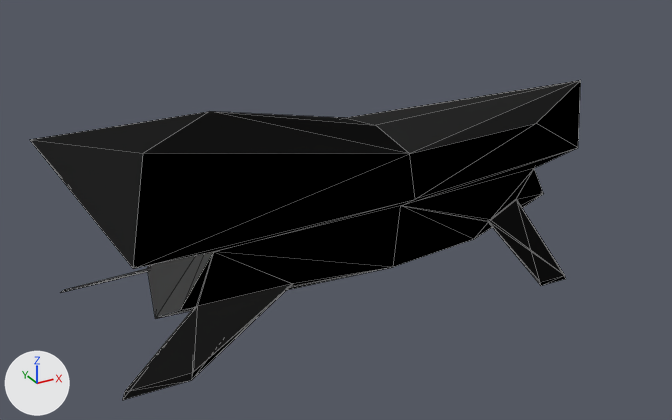
Renders of the FBX model Assets/Models/OpressingbikeV01.FBX from each side of a commit.
Camera for both pictures: a camera (50 mm lens) standing at (-0.0627, -0.1029, 0.0617) and looking at (-0.0062, -0.0002, 0.0104). Arrows for +X, +Y and +Z are at lower left; the lights stay in place. Mesh edges are drawn as thin lines. Where no turn or scale is listed for an object, it has been applied to the vertices.

Names of what the first picture shows: 'OpressingBikeA'.
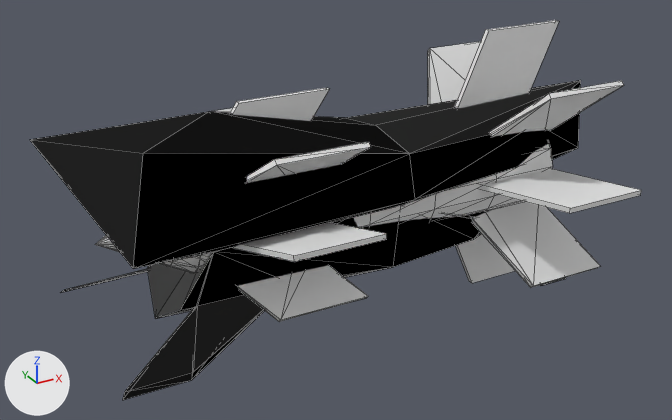
Where the change shows, as pixel boxes [x1, y1, x2, y2] in the pictures (672 x 420 px):
'Cylinder001', added
    after: [97, 41, 624, 322]
'Box004', added
    after: [454, 20, 559, 109]
'Box001', added
    after: [479, 169, 641, 213]
'Box005', added
    after: [233, 222, 387, 262]
'Box008', added
    after: [230, 88, 329, 121]
'Box002', added
    after: [456, 234, 515, 283]
'Cone001', added
    after: [95, 236, 207, 273]

Edits to the bpy script that builds the scene:
```text
Add me_mesh_001:
    me_mesh_001.from_pydata(...)  # 315 vertices, 638 faces; spans x -0.0393..0.0306, y -0.0143..0.0143, z -0.0143..0.0143
Add me_mesh_002:
    me_mesh_002.from_pydata(...)  # 92 vertices, 180 faces; spans x -0.0139..0.0, y -0.0076..0.0076, z -0.0075..0.0075
Add me_mesh_018:
    me_mesh_018.from_pydata([(-0.0008, -0.0004, 0.0015), (0.0119, -0.0004, 0.0015), (-0.0064, -0.0004, -0.0063), (0.0063, -0.0004, -0.0064), (-0.0008, 0.0004, 0.0015), (0.0119, 0.0004, 0.0015), (-0.0064, 0.0004, -0.0063), (0.0063, 0.0004, -0.0064)], [], [(0, 2, 3, 1), (4, 5, 7, 6), (0, 1, 5, 4), (1, 3, 7, 5), (3, 2, 6, 7), (2, 0, 4, 6)])
Add me_mesh_004:
    me_mesh_004.from_pydata([(-0.0008, -0.0064, -0.0004), (0.0119, -0.0063, -0.0004), (-0.0064, 0.0063, -0.0004), (0.0063, 0.0064, -0.0004), (-0.0008, -0.0064, 0.0004), (0.0119, -0.0063, 0.0004), (-0.0064, 0.0063, 0.0004), (0.0063, 0.0064, 0.0004)], [], [(0, 2, 3, 1), (4, 5, 7, 6), (0, 1, 5, 4), (1, 3, 7, 5), (3, 2, 6, 7), (2, 0, 4, 6)])
Add me_mesh_006:
    me_mesh_006.from_pydata([(-0.0008, 0.0004, -0.0064), (0.0119, 0.0004, -0.0063), (-0.0064, 0.0004, 0.0063), (0.0063, 0.0004, 0.0064), (-0.0008, -0.0004, -0.0064), (0.0119, -0.0004, -0.0063), (-0.0064, -0.0004, 0.0063), (0.0063, -0.0004, 0.0064)], [], [(0, 2, 3, 1), (4, 5, 7, 6), (0, 1, 5, 4), (1, 3, 7, 5), (3, 2, 6, 7), (2, 0, 4, 6)])
Add me_mesh_010:
    me_mesh_010.from_pydata([(-0.0008, -0.0004, 0.0064), (0.0119, -0.0004, 0.0063), (-0.0064, -0.0004, -0.0063), (0.0063, -0.0004, -0.0064), (-0.0008, 0.0004, 0.0064), (0.0119, 0.0004, 0.0063), (-0.0064, 0.0004, -0.0063), (0.0063, 0.0004, -0.0064)], [], [(0, 2, 3, 1), (4, 5, 7, 6), (0, 1, 5, 4), (1, 3, 7, 5), (3, 2, 6, 7), (2, 0, 4, 6)])
Add me_mesh_012:
    me_mesh_012.from_pydata([(-0.0008, -0.0015, -0.0004), (0.0119, -0.0015, -0.0004), (-0.0064, 0.0063, -0.0004), (0.0063, 0.0064, -0.0004), (-0.0008, -0.0015, 0.0004), (0.0119, -0.0015, 0.0004), (-0.0064, 0.0063, 0.0004), (0.0063, 0.0064, 0.0004)], [], [(0, 2, 3, 1), (4, 5, 7, 6), (0, 1, 5, 4), (1, 3, 7, 5), (3, 2, 6, 7), (2, 0, 4, 6)])
Add ob_cylinder001:
    ob_cylinder001 = bpy.data.objects.new('Cylinder001', me_mesh_001)
    ob_cylinder001.location = (0.0, 0.0, 0.0127)
Add ob_cone001:
    ob_cone001 = bpy.data.objects.new('Cone001', me_mesh_002)
    ob_cone001.location = (-0.0254, 0.0, 0.0127)
Add ob_box008:
    ob_box008 = bpy.data.objects.new('Box008', me_mesh_018)
    ob_box008.location = (-0.0192, 0.0, 0.0262)
Add ob_box001:
    ob_box001 = bpy.data.objects.new('Box001', me_mesh_004)
    ob_box001.location = (0.0186, -0.0135, 0.0127)
Add ob_box002:
    ob_box002 = bpy.data.objects.new('Box002', me_mesh_006)
    ob_box002.location = (0.0186, 0.0, -0.0008)
Add ob_box004:
    ob_box004 = bpy.data.objects.new('Box004', me_mesh_010)
    ob_box004.location = (0.0186, 0.0, 0.0262)
Add ob_box005:
    ob_box005 = bpy.data.objects.new('Box005', me_mesh_012)
    ob_box005.location = (-0.0192, -0.0135, 0.0127)
```
